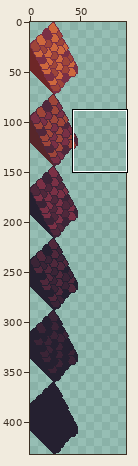
Sprite sheet: resources/pngs/Block Roof Tiles.png. The picture above shows the old version from afar; the outline marks the close-up.
Close-up. Old version:
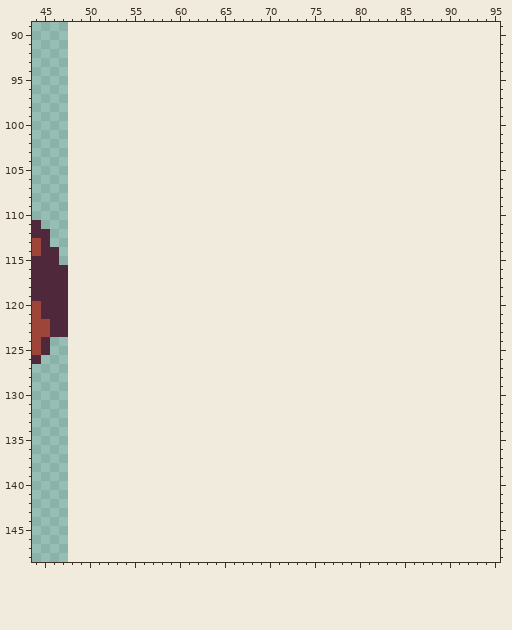
The file is 48x432 pixels. Shown: x 44..95, y 89..148. The old version is drawn lined up with the new one, on the new canvas. The commit also changed other parts of the picture, which this record leaves out.
After the commit:
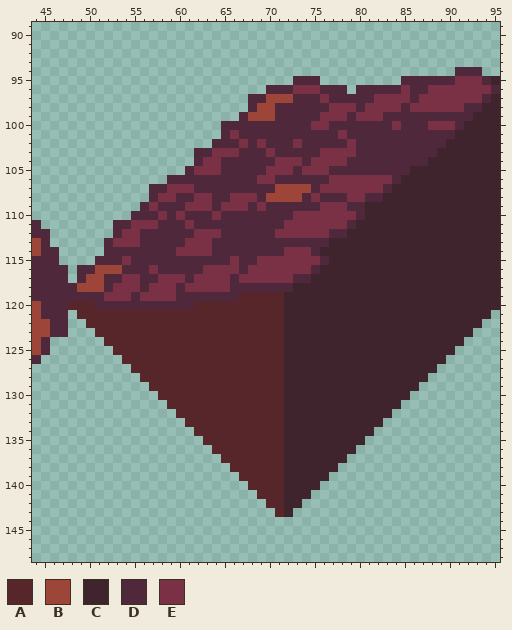
Palette (. is transparent): A #57262a  B #9e4539  C #3f232d  D #50283b  E #7a3045
What changed:
canvas 48x432 -> 96x432
Changed rows in their new state; - is an unchanged pixel.
first column x 48:
 94 -------------------------------------------DDD--
 95 -------------------------DDD---------DDDDDDEEEDC
 96 ----------------------DDDEEEDDD-DDDDDEDDEEEEEEED
 97 --------------------DDBBBDDDEDDDDDEEEEDEEEEEEEDC
 98 --------------------DBBDDDDDDEEEDEEEEDEEEEEEDDCC
 99 -------------------DBBBDDDDDEEEDEEEDDDDDDDDDDCCC
100 -----------------DDDDDDDDDDEEDDDDDDDEDDDEEEDCCCC
101 -----------------DEDDDDDDDDDDDEDDDDDDDDDDDDCCCCC
102 ----------------DDDEDEDDDEDDDDDEDDDDDDDDDDCCCCCC
103 --------------DDEEEDDDEDDDDDEEEEDDDDDDDDDCCCCCCC
104 --------------DEEDDDDDDEEEDEEEEDDDDDDDDDCCCCCCCC
105 -------------DEEEDDDDDEEEDEEEDDDDDDDDDCCCCCCCCCC
106 -----------DDDDDDDDDDEEDDDDDDEEEEEEEDCCCCCCCCCCC
107 ---------DDEEEDDDDDDDDDBBBBDEEEEEEEDCCCCCCCCCCCC
108 ---------DEEDDEEDDEEEDBBBBDEDDDEEDDCCCCCCCCCCCCC
109 --------DEDDDEEEDEEEDEDDDDDDEEEDDCCCCCCCCCCCCCCC
110 -------DDDEDEDDDEDDDDDDDDEEEEEEEDCCCCCCCCCCCCCCC
111 -----DDEEEDDDEDDDDDDDDDDEEEEEEEDCCCCCCCCCCCCCCCC
112 -----DEEDDDDDDEEEDDDDDDEEEEEEDDCCCCCCCCCCCCCCCCC
113 ----DEEEDDDDDEEEDDDDDDDDDDDDDCCCCCCCCCCCCCCCCCCC
114 ----DDDDDDDDEEEEDDDDDDDDEEEDCCCCCCCCCCCCCCCCCCCC
115 ---DDDEDDDDDDDDDDDEDDEEEEEEEDCCCCCCCCCCCCCCCCCCC
116 -DDBBBDDDEDDDDDEEEEDEEEEEEEDCCCCCCCCCCCCCCCCCCCC
117 -DBBDDEEDDEEEDEEEEDEEEEEEDDCCCCCCCCCCCCCCCCCCCCC
118 DBBBDEEEDEEEDEEEEEDDDDDDDCCCCCCCCCCCCCCCCCCCCCCC
119 DDDDEEEDEEEEDDDDDDDAAAAACCCCCCCCCCCCCCCCCCCCCCCC
120 AAADDDDDDDDDDDAAAAAAAAAACCCCCCCCCCCCCCCCCCCCCCCC
121 -AAAAAAAAAAAAAAAAAAAAAAACCCCCCCCCCCCCCCCCCCCCCC-
122 --AAAAAAAAAAAAAAAAAAAAAACCCCCCCCCCCCCCCCCCCCCC--
123 ---AAAAAAAAAAAAAAAAAAAAACCCCCCCCCCCCCCCCCCCCC---
124 ----AAAAAAAAAAAAAAAAAAAACCCCCCCCCCCCCCCCCCCC----
125 -----AAAAAAAAAAAAAAAAAAACCCCCCCCCCCCCCCCCCC-----
126 ------AAAAAAAAAAAAAAAAAACCCCCCCCCCCCCCCCCC------
127 -------AAAAAAAAAAAAAAAAACCCCCCCCCCCCCCCCC-------
128 --------AAAAAAAAAAAAAAAACCCCCCCCCCCCCCCC--------
129 ---------AAAAAAAAAAAAAAACCCCCCCCCCCCCCC---------
130 ----------AAAAAAAAAAAAAACCCCCCCCCCCCCC----------
131 -----------AAAAAAAAAAAAACCCCCCCCCCCCC-----------
132 ------------AAAAAAAAAAAACCCCCCCCCCCC------------
133 -------------AAAAAAAAAAACCCCCCCCCCC-------------
134 --------------AAAAAAAAAACCCCCCCCCC--------------
135 ---------------AAAAAAAAACCCCCCCCC---------------
136 ----------------AAAAAAAACCCCCCCC----------------
137 -----------------AAAAAAACCCCCCC-----------------
138 ------------------AAAAAACCCCCC------------------
139 -------------------AAAAACCCCC-------------------
140 --------------------AAAACCCC--------------------
141 ---------------------AAACCC---------------------
142 ----------------------AACC----------------------
143 -----------------------AC-----------------------
Boxes around the changes in both close-ups, in picture pixels (x1, y1, x2, y2):
added: (68, 67, 500, 517)
